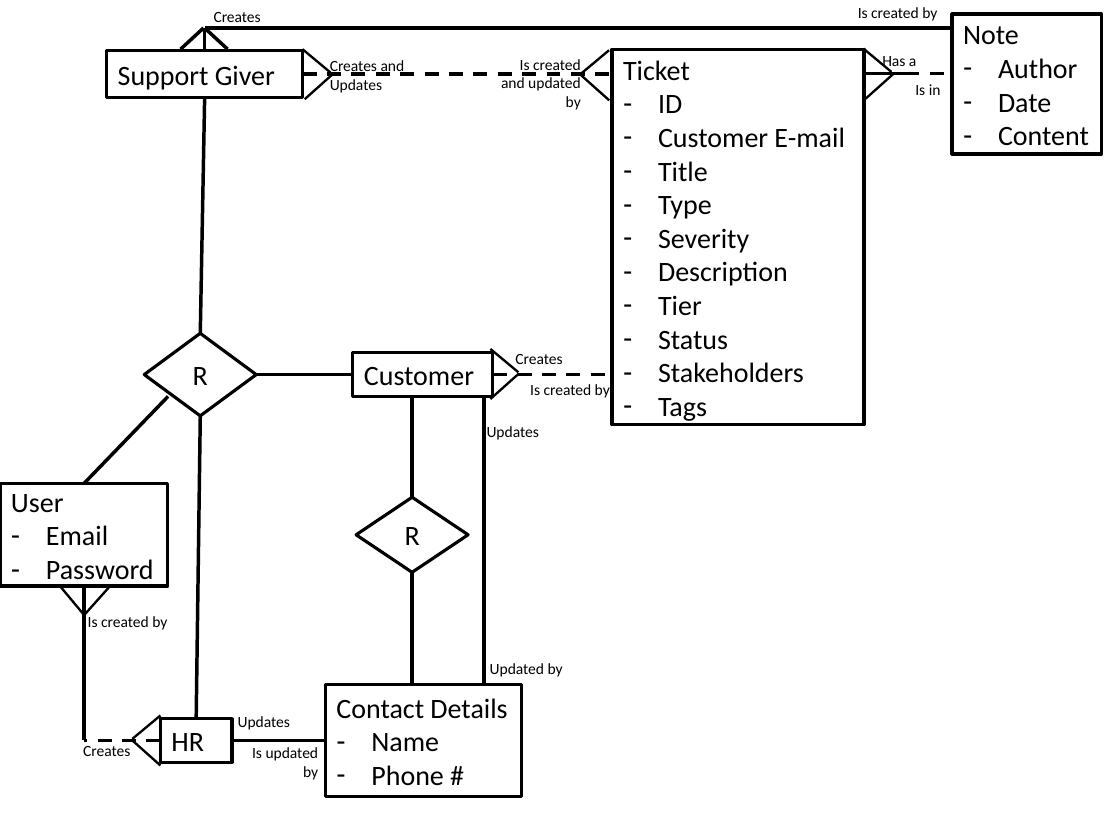
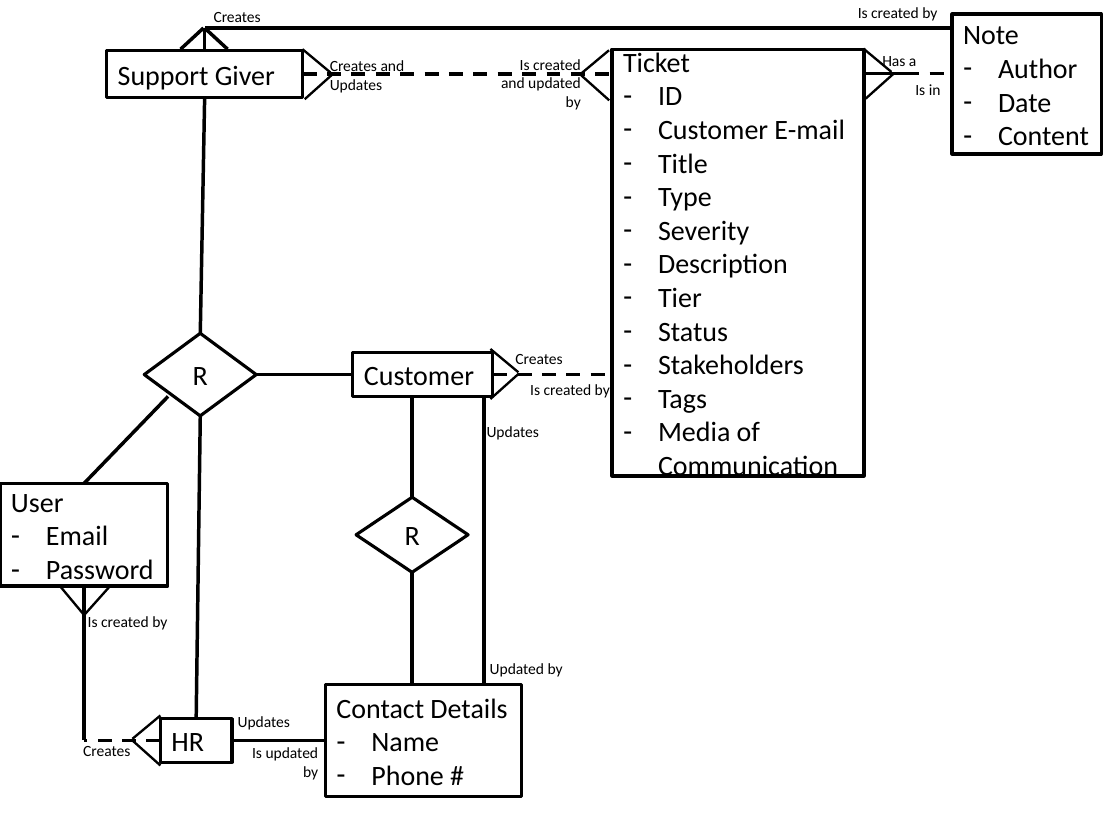
Before and after one commit to SCE-SWE-2018-G3/ticket-management-system, a slide deck: slide 1 of Documentation & Design/ERD.pptx. Drawn at 1120x840 pixels with LibreOffice and Linux fonts; fonts in the diff are those of the drawing. Boxes give left, top, right and bottom in pixels: in the first picture for what was removed or moved away, otherwise in the second. Text is boxed around its words. In the diff, an @@ line names an element or a change of style, - is before the commit and + after.

Commit message:
Made the FAQ more potent (Added real cases and how to solve them. changed added tags to the support giver ticket oppening screen, added the communication type to the ERD

```diff
--- a/Documentation & Design/ERD.pptx
+++ b/Documentation & Design/ERD.pptx
@@ rectangle "Ticket": place and size @@
-rectangle "Ticket" at [612, 49, 864, 424]
+rectangle "Ticket" at [612, 49, 864, 476]
@@ text in rectangle at [658, 421, 838, 478]: paragraph added @@
+– Media of Communication
```
Also in this commit, not shown: 3 other files.
